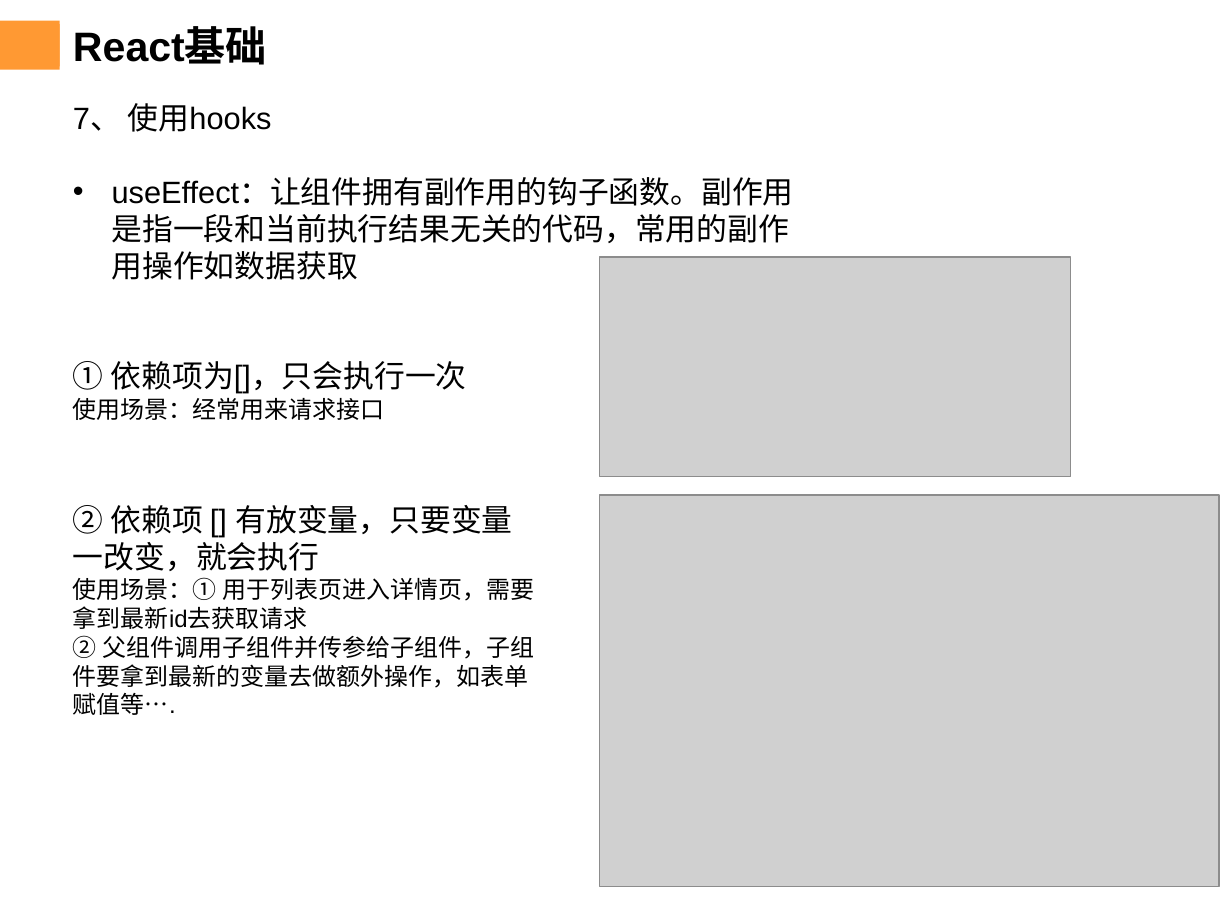
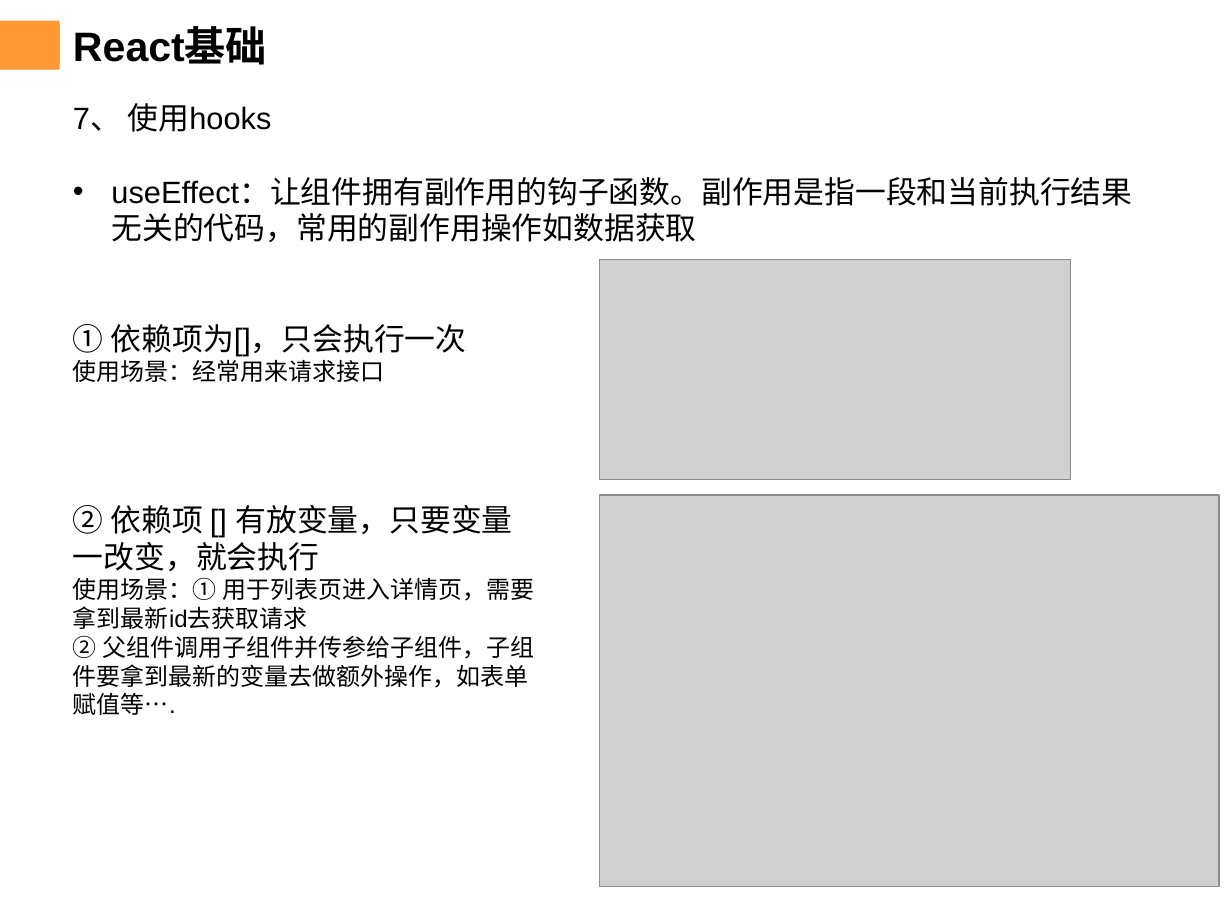
Before and after one commit to chenqiuli/JY-peixun-1, a slide deck: slide 15 of PPT内容-20240103-2.pptx. Drawn at 1232x924 pixels with LibreOffice and Linux fonts; fonts in the diff are those of the drawing; grey boxes stand for pictures; background and template pictures are left out. Boxes give left, top, right and bottom in pixels: in the first picture for what was removed or moved away, otherwise in the second. Text is boxed around its words. In the diff, an @@ line names an element or a change of style, - is before the commit and + after.

```diff
--- a/PPT内容-20240103-2.pptx
+++ b/PPT内容-20240103-2.pptx
@@ text "7、 使用hooks" rewrapped from bbox=[73, 103, 794, 420] to bbox=[73, 103, 1132, 382] @@
@@ picture: place and size @@
-picture at bbox=[599, 256, 1071, 476]
+picture at bbox=[599, 260, 1071, 479]
```
Also in this commit, not shown: 15 other slides changed, 1 slide added, 6 other files.
